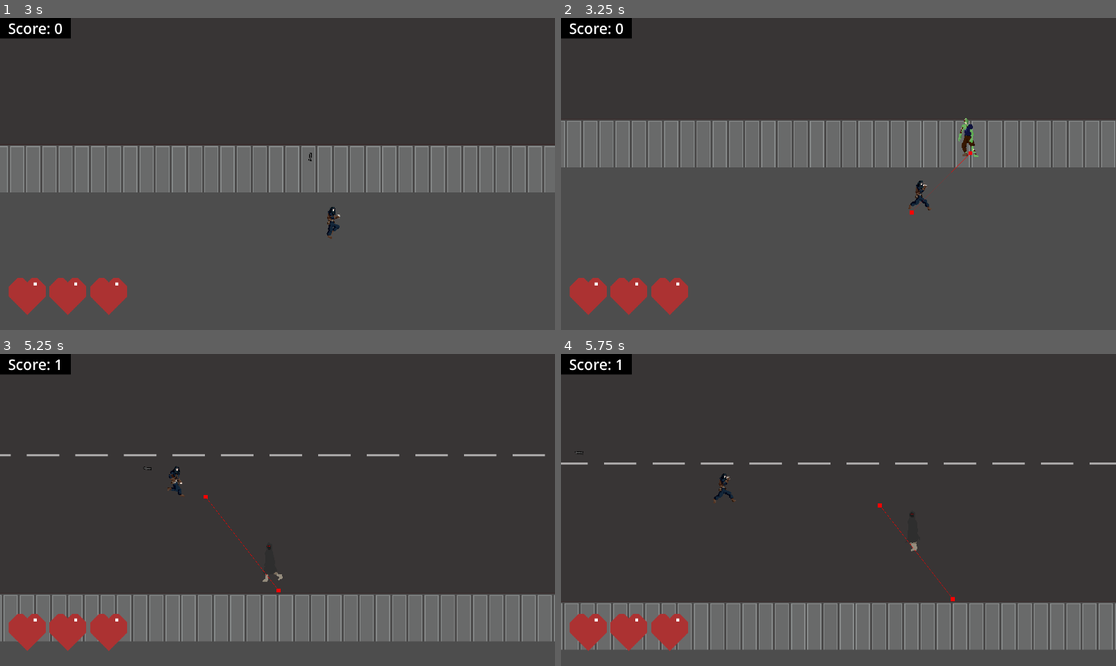
Above: before the commit, frames 1-4 (two rows, left to right).
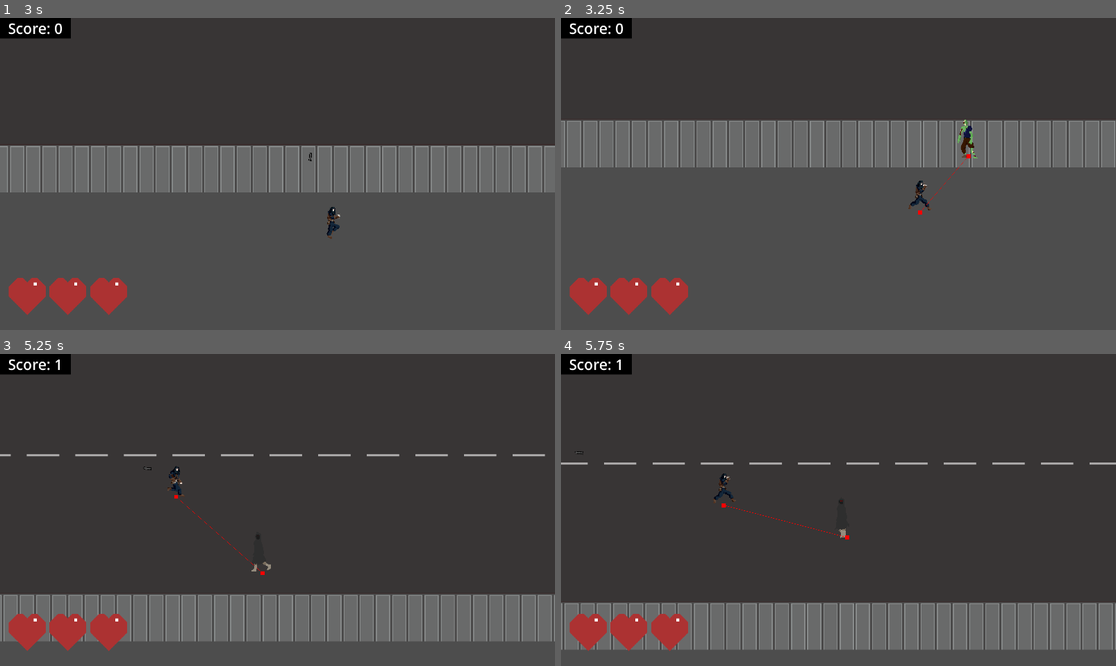
Above: after the commit, the same moments.

Repository: WhosCloak/Necroarcade-Magic-Lead
Game: Godot game, scene res://scenes/mainmenu.tscn
Same seed, same stepped clock (60 frames per second), same inputs: the game is played once before the commit and once after it.
Inputs (mouse positions are in pixels of both pictures, inside the frame that each line leads up to):
- Up to frame 1 (3 s): click "Start" at 0.5 s; move the mouse to (399, 158) at 1.27 s; hold D (right) 1.28-2.03 s; click (399, 158) at 1.35 s; move the mouse to (166, 189) at 2.02 s; hold S (down) 2.03-2.78 s; click (166, 189) at 2.1 s; move the mouse to (333, 105) at 2.77 s; hold D (right) from 2.78 s (still down); click (333, 105) at 2.85 s
- Up to frame 2 (3.25 s): keep holding D (right)
- Up to frame 3 (5.25 s): move the mouse to (249, 572) at 3.52 s; release D (right) at 3.53 s; hold W (up) 3.53-4.28 s; click (249, 572) at 3.6 s; move the mouse to (444, 556) at 4.27 s; hold A (left) from 4.28 s (still down); click (444, 556) at 4.35 s; move the mouse to (111, 463) at 5.02 s; click (111, 463) at 5.1 s
- Up to frame 4 (5.75 s): keep holding A (left)

Frame 1 is identical in both runs. In frame 2, 0.2% of the frame differs, in the area x 62-76%, y 32-64%; in frame 3, 0.2%; in frame 4, 0.2%.

Commit message:
better pathfinding

Diff:
--- a/scripts/enemy1.gd
+++ b/scripts/enemy1.gd
@@ -2,7 +2,7 @@
 
 #Variables
 @export var speed = 100.0
-var player: Node2D = null
+@export var player: Node2D = null
 var grunt = preload("res://audios/general sounds/zombie_grunt.mp3")
 
 @onready var nav_agent: NavigationAgent2D = $NavigationAgent2D
@@ -13,38 +13,32 @@
 	# Find the player by group
 	player = get_tree().get_first_node_in_group("player")
 
+	if player == null:
+		print("player not found")
+	else:
+		print("player found")
+
 	# Play zombie grunt
 	zombie_audio.stream = grunt
 	zombie_audio.play()
 
-	# Wait until navigation is ready, then set path
-	await get_tree().process_frame
+
+func makepath():
 	await get_tree().physics_frame
-	makepath()
-
-
-#Movement / Pathfinding
-func _physics_process(_delta: float) -> void:
-	if not player:
-		return
-
-	# Get next path position from NavigationAgent2D
-	var next_pos: Vector2 = nav_agent.get_next_path_position()
-
-
-	# Move toward next path point
-	var dir: Vector2 = (next_pos - global_position).normalized()
-	velocity = dir * speed
-	move_and_slide()
-
-
-# --- Path Updates ---
-func makepath() -> void:
 	if player:
 		nav_agent.target_position = player.global_position
 
-func _on_timer_timeout() -> void:
-	makepath()
+func _physics_process(_delta):
+	if player:
+		nav_agent.target_position = player.global_position
+	if nav_agent.is_navigation_finished():
+		return
+
+	var current_pos = global_position
+	var next_pos = nav_agent.get_next_path_position()
+	velocity = current_pos.direction_to(next_pos) * speed
+
+	move_and_slide()
 
 
 #Collision / Combat
--- a/scripts/enemy2.gd
+++ b/scripts/enemy2.gd
@@ -1,55 +1,47 @@
 extends CharacterBody2D
 
-# --- Variables ---
-@export var speed = 100.0
-var player: Node2D = null
+#Variables
+@export var speed = 200.0
+@export var player: Node2D = null
 var grunt = preload("res://audios/general sounds/zombie_grunt.mp3")
 
 @onready var nav_agent: NavigationAgent2D = $NavigationAgent2D
 @onready var zombie_audio: AudioStreamPlayer2D = $ZombieGrunt
 
 
-# --- Setup ---
 func _ready() -> void:
 	# Find the player by group
 	player = get_tree().get_first_node_in_group("player")
+
+	if player == null:
+		print("player not found")
+	else:
+		print("player found")
 
 	# Play zombie grunt
 	zombie_audio.stream = grunt
 	zombie_audio.play()
 
-	# Wait until navigation is ready, then set path
-	await get_tree().process_frame
+
+func makepath():
 	await get_tree().physics_frame
-	makepath()
+	if player:
+		nav_agent.target_position = player.global_position
 
-
-# --- Movement / Pathfinding ---
-func _physics_process(_delta: float) -> void:
-	if not player:
+func _physics_process(_delta):
+	if player:
+		nav_agent.target_position = player.global_position
+	if nav_agent.is_navigation_finished():
 		return
 
-	# Get next path position from NavigationAgent2D
-	var next_pos: Vector2 = nav_agent.get_next_path_position()
+	var current_pos = global_position
+	var next_pos = nav_agent.get_next_path_position()
+	velocity = current_pos.direction_to(next_pos) * speed
 
-
-
-	# Move toward next path point
-	var dir: Vector2 = (next_pos - global_position).normalized()
-	velocity = dir * speed
 	move_and_slide()
 
 
-# --- Path Updates ---
-func makepath() -> void:
-	if player:
-		nav_agent.target_position = player.global_position
-
-func _on_timer_timeout() -> void:
-	makepath()
-
-
-# --- Collision / Combat ---
+#Collision / Combat
 func _on_area_2d_body_entered(body: Node2D) -> void:
 	if body.is_in_group("player"):
 		if body.has_method("take_damage"):
@@ -57,7 +49,7 @@
 		die()
 
 
-# --- Death / Scoring ---
+#Death / Scoring
 func die() -> void:
 	if player and player.has_method("add_score"):
 		player.add_score()
--- a/scripts/player.gd
+++ b/scripts/player.gd
@@ -67,6 +67,7 @@
 			Global.high_score = score
 		die()
 
+
 func heal(amount: int):
 	health = min(health + amount, max_health)
 	update_hearts()
